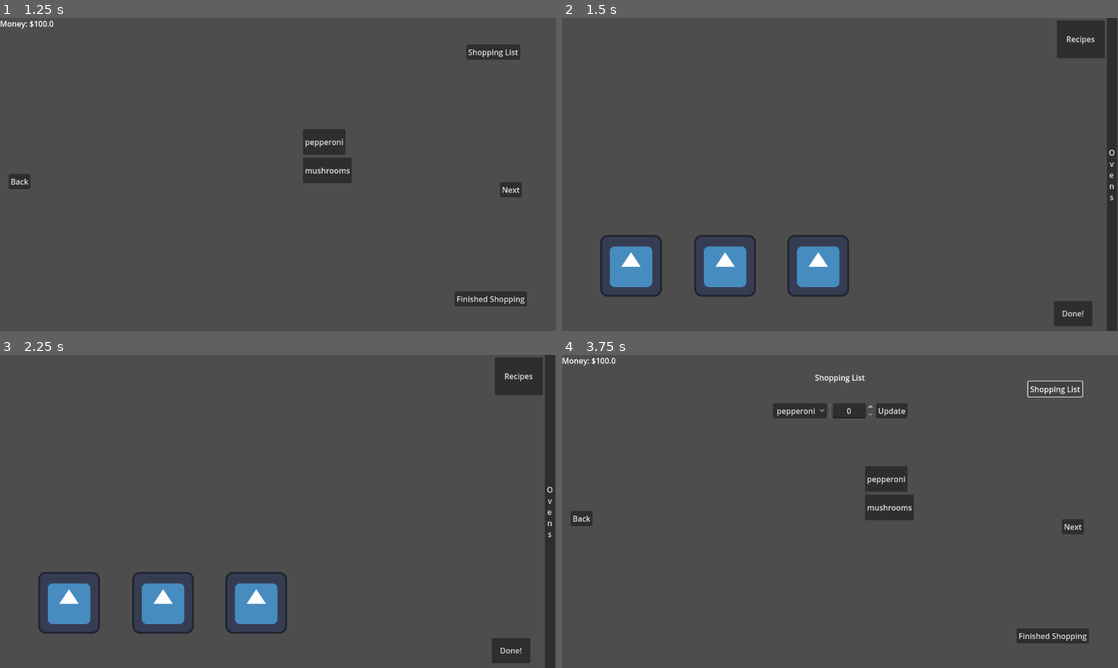
Above: before the commit, frames 1-4 (two rows, left to right).
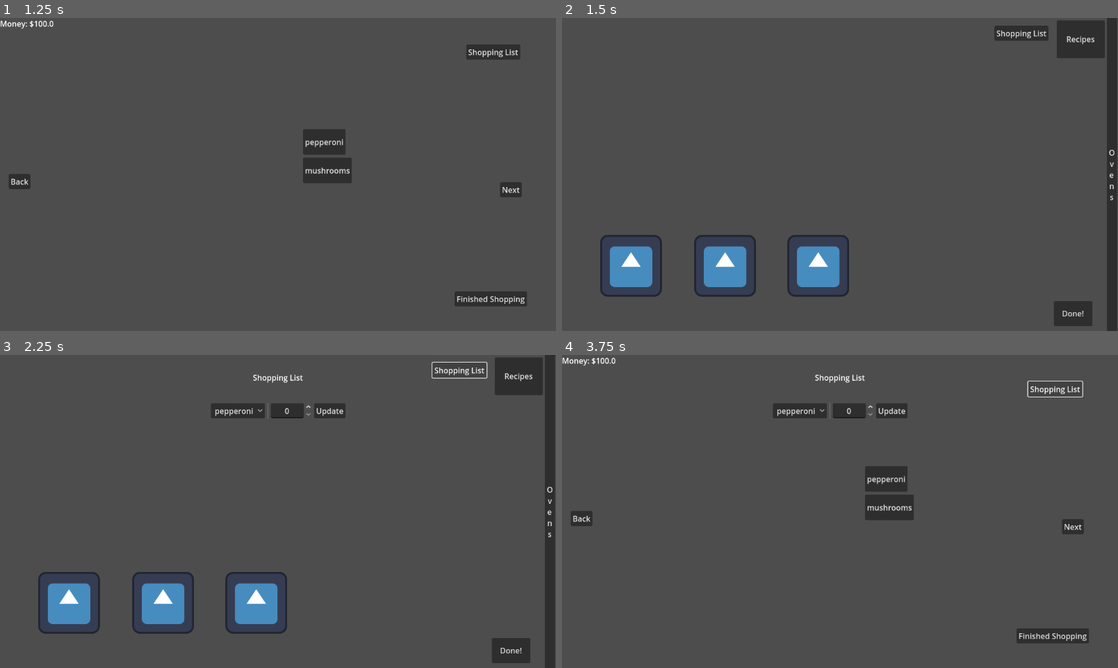
Above: after the commit, the same moments.

Repository: Leone2004/LandLockedLigersGame
Game: Godot game, scene res://Scenes/mainmenu.tscn
Same seed, same stepped clock (60 frames per second), same inputs: the game is played once before the commit and once after it. The engine's default icon, where the game draws it, is replaced by a stand-in: a white triangle on a blue panel in a dark square.
Inputs (mouse positions are in pixels of both pictures, inside the frame that each line leads up to):
- Up to frame 1 (1.25 s): click "Start" at 0.5 s
- Up to frame 2 (1.5 s): click "Finished Shopping" at 1.25 s
- Up to frame 3 (2.25 s): click (461, 370) at 2 s, where only the run after the commit has a clickable "Shopping List"
- Up to frame 4 (3.75 s): click "Done!" at 2.75 s; click "Shopping List" at 3.5 s

Frame 1 is identical in both runs. In frame 2, 0.4% of the frame differs, in the area x 77-88%, y 2-8%; in frame 3, 1.2%, in the area x 38-88%, y 2-21%; in frame 4, nothing differs.

Commit message:
added shopping list to cooking scene

Diff:
--- a/cookingupsuccessgame/Scenes/cooking.tscn
+++ b/cookingupsuccessgame/Scenes/cooking.tscn
@@ -1,9 +1,10 @@
-[gd_scene load_steps=5 format=3 uid="uid://ccjtqqsxfsxdj"]
+[gd_scene load_steps=6 format=3 uid="uid://ccjtqqsxfsxdj"]
 
 [ext_resource type="Script" uid="uid://bgutyowxbu4q8" path="res://Scripts/CookingScene.gd" id="1_v6t1i"]
 [ext_resource type="Texture2D" uid="uid://bq8jd3vjo40lr" path="res://Art/Unknown-1.png" id="3_iv1kd"]
 [ext_resource type="PackedScene" uid="uid://cbv1kvsc8lip3" path="res://Scenes/pizza.tscn" id="3_kqqjs"]
 [ext_resource type="PackedScene" uid="uid://wjye2oajgcmk" path="res://Scenes/oven_scene.tscn" id="4_jhubm"]
+[ext_resource type="PackedScene" uid="uid://dvhspowe5pn6t" path="res://Scenes/shopping_list.tscn" id="5_iv1kd"]
 
 [node name="CookingScene" type="Node2D"]
 script = ExtResource("1_v6t1i")
@@ -30,6 +31,17 @@
 offset_right = 4086.79
 offset_bottom = 37.64
 text = "Recipes"
+
+[node name="ShoppingList" type="Button" parent="CanvasLayer"]
+anchors_preset = 1
+anchor_left = 1.0
+anchor_right = 1.0
+offset_left = -256.0
+offset_top = 16.0
+offset_right = -144.0
+offset_bottom = 47.0
+grow_horizontal = 0
+text = "Shopping List"
 
 [node name="Button2" type="Button" parent="CanvasLayer"]
 offset_left = 1019.0
@@ -133,8 +145,11 @@
 [node name="Area2D4" parent="." instance=ExtResource("3_kqqjs")]
 position = Vector2(-35, -142)
 
+[node name="ShoppingListScene" parent="." instance=ExtResource("5_iv1kd")]
+
 [connection signal="pressed" from="CanvasLayer/Oven_Cooking_Button" to="." method="_on_button_pressed"]
 [connection signal="pressed" from="CanvasLayer/RecipeButton" to="." method="_on_recipe_pressed"]
+[connection signal="pressed" from="CanvasLayer/ShoppingList" to="." method="_on_shopping_list_pressed"]
 [connection signal="pressed" from="CanvasLayer/Button2" to="." method="_on_nextday_pressed"]
 [connection signal="pressed" from="CanvasLayer/RecipeBook/Previous" to="." method="_on_previous_pressed"]
 [connection signal="pressed" from="CanvasLayer/RecipeBook/Next" to="." method="_on_next_pressed"]
--- a/cookingupsuccessgame/Scripts/CookingScene.gd
+++ b/cookingupsuccessgame/Scripts/CookingScene.gd
@@ -9,6 +9,8 @@
 @onready var recipe_book_layer: CanvasLayer = $CanvasLayer/RecipeBook
 @onready var camera: Camera2D = $Camera2D
 @onready var OvenCookingButton: Button = $CanvasLayer/Oven_Cooking_Button
+@onready var shopping_list = $ShoppingListScene.get_node("ShoppingList")
+
 
 # Ingredient spawning
 var pepperoni_scene: PackedScene = preload("res://Scenes/pepperoni.tscn")
@@ -26,6 +28,7 @@
 func _ready() -> void:
 	current_recipe = 0
 	recipe_book_visible = false
+	shopping_list.hide()
 	recipe_book_layer.visible = recipe_book_visible
 	recipe.text = "[center][b]THE RECIPE BOOK[/b][/center]"
 	recipes.append(["pepperoni", ["pepperoni", "cheese", "sauce", "dough"]])
@@ -220,3 +223,9 @@
 		recipe_string += "%s\n" % ingredient
 	recipe_string += "[/ul]"
 	return recipe_string
+
+
+func _on_shopping_list_pressed() -> void:
+	print("shopping list button was pressed")
+	shopping_list.visible = !shopping_list.visible
+	$ShoppingListScene.update_shopping_list() # keep up to date
--- a/cookingupsuccessgame/Scripts/ShoppingStoreButtons.gd
+++ b/cookingupsuccessgame/Scripts/ShoppingStoreButtons.gd
@@ -44,7 +44,7 @@
 func _on_shopping_list_pressed() -> void:
 	print("shopping list button was pressed")
 	shopping_list.visible = !shopping_list.visible
-	$"../ShoppingListScene".update_shopping_list()
+	$"../ShoppingListScene".update_shopping_list() # keep up to date
 
 
 func _on_food_pressed(item: int, price: float) -> void:
